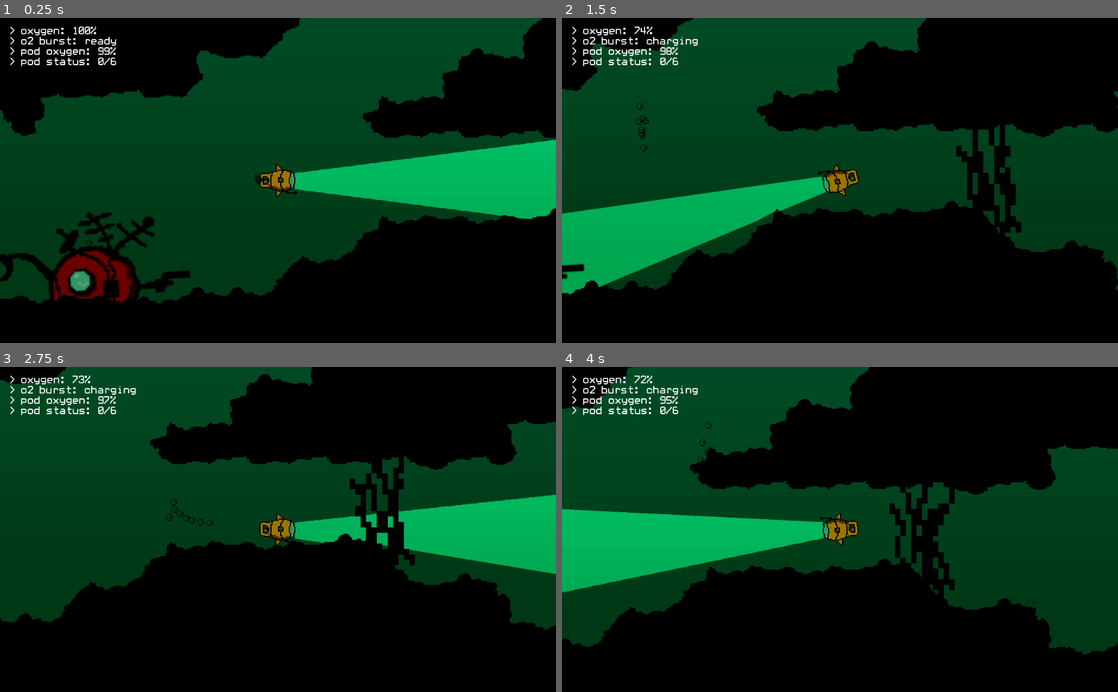
Above: before the commit, frames 1-4 (two rows, left to right).
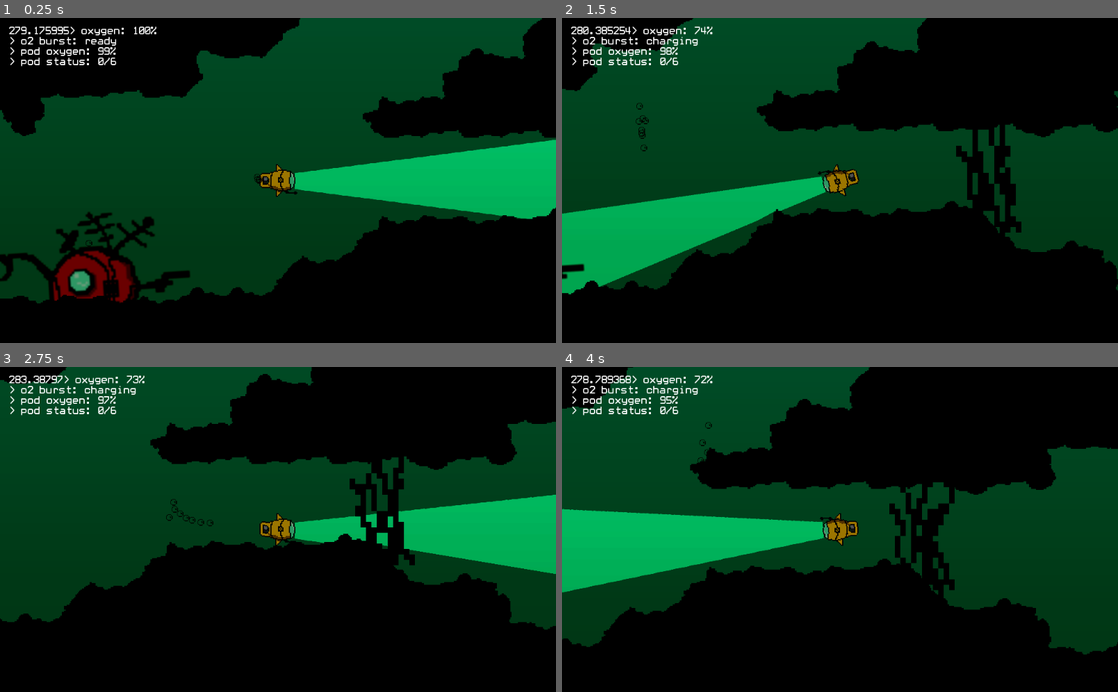
Above: after the commit, the same moments.

Repository: Jayshua/keep_it_alive
Game: Godot game, scene res://Main.tscn
Same seed, same stepped clock (60 frames per second), same inputs: the game is played once before the commit and once after it. Sound files missing from this copy of the repository are replaced by a short silence.
Inputs:
- Up to frame 1 (0.25 s): no input
- Up to frame 2 (1.5 s): tap Enter (ui_accept) at 0.5, 0.77 s; hold D (move_right) 0.53-1.28 s; hold Space (fire) 0.53-1.28 s; hold S (move_down) from 1.28 s (still down); tap Space (fire) at 1.35 s
- Up to frame 3 (2.75 s): tap Enter (ui_accept) at 1.52 s; release S (move_down) at 2.03 s; hold D (move_right) from 2.03 s (still down); hold Space (fire) from 2.03 s (still down)
- Up to frame 4 (4 s): release D (move_right) at 2.78 s; release Space (fire) at 2.78 s; hold W (move_up) 2.78-3.53 s; tap Space (fire) at 2.85 s; tap Enter (ui_accept) at 3.02, 3.77 s; hold A (move_left) from 3.53 s (still down); hold Space (fire) from 3.53 s (still down)

The runs differ from the first frame. In frame 1, 0.4% of the frame differs, in the area x 1-49%, y 2-52%; in frame 2, 0.4%; in frame 3, 0.4%; in frame 4, 0.4%.

Commit message:
More Work

Diff:
--- a/AudioStreamPlayer.gd
+++ b/AudioStreamPlayer.gd
@@ -1,27 +1,31 @@
 extends AudioStreamPlayer
 
 export(NodePath) var player_path
+export(int) var off_volume
+export(int) var on_volume
+export(float) var begin_depth
+export(float) var end_depth
 
 onready var player = get_node(player_path) as KinematicBody2D
 
-const OFF_VOLUME = -50
-const ON_VOLUME = -9
+var target_volume = off_volume
 
-var target_volume = -50
+func _ready():
+	self.volume_db = target_volume
 
 # Called every frame. 'delta' is the elapsed time since the previous frame.
 func _process(delta):
-	if player.position.y > 300:
-		target_volume = ON_VOLUME
-	elif player.position.y < 300:
-		target_volume = OFF_VOLUME
+	if player.position.y > begin_depth and player.position.y < end_depth:
+		target_volume = on_volume
+	else:
+		target_volume = off_volume
 
 	if self.volume_db < target_volume:
-		self.volume_db += 0.1
+		self.volume_db += 0.05
 	elif self.volume_db > target_volume:
-		self.volume_db -= 0.1
+		self.volume_db -= 0.05
 
-	if self.volume_db == target_volume and target_volume == OFF_VOLUME and self.playing:
+	if self.volume_db == target_volume and target_volume == off_volume and self.playing:
 		self.stop()
-	elif not self.playing and target_volume == ON_VOLUME:
+	elif not self.playing and target_volume == on_volume:
 		self.play(0)
--- a/Main.tscn
+++ b/Main.tscn
@@ -7,6 +7,7 @@
 [ext_resource path="res://WorldEnvironment.gd" type="Script" id=5]
 [ext_resource path="res://audio/Darkness.ogg" type="AudioStream" id=6]
 [ext_resource path="res://AudioStreamPlayer.gd" type="Script" id=7]
+[ext_resource path="res://audio/Subsurface.ogg" type="AudioStream" id=8]
 [ext_resource path="res://Main.gd" type="Script" id=10]
 [ext_resource path="res://OxygenCLI.gd" type="Script" id=11]
 [ext_resource path="res://fonts/whitrabt.ttf" type="DynamicFontData" id=12]
@@ -121,8 +122,21 @@
 position = Vector2( -7.82013, 8.79688 )
 shape = SubResource( 11 )
 
-[node name="AudioStreamPlayer" type="AudioStreamPlayer" parent="."]
+[node name="DarknessPlayer" type="AudioStreamPlayer" parent="."]
 stream = ExtResource( 6 )
 volume_db = -50.0
 script = ExtResource( 7 )
 player_path = NodePath("../Player")
+off_volume = -60
+on_volume = -25
+begin_depth = 400.0
+end_depth = 900.0
+
+[node name="SubsurfacePlayer" type="AudioStreamPlayer" parent="."]
+stream = ExtResource( 8 )
+volume_db = -70.0
+script = ExtResource( 7 )
+player_path = NodePath("../Player")
+off_volume = -60
+on_volume = -20
+end_depth = 300.0
--- a/OxygenCLI.gd
+++ b/OxygenCLI.gd
@@ -11,7 +11,10 @@
 	var connected = shipConnectionRange.overlaps_body(player)
 	var player_oxygen = player.player_oxygen
 	var ship_oxygen = ship.oxygen
-	self.text = "> oxygen: " + _percentage(player_oxygen)
+
+	self.text = String(player.position.y)
+
+	self.text += "> oxygen: " + _percentage(player_oxygen)
 
 	if player.player_oxygen <= 30:
 		self.text += "\n> o2 burst: not enough oxygen"
--- a/Player.gd
+++ b/Player.gd
@@ -80,12 +80,11 @@
 	if velocity.length() > max_speed:
 		velocity *= 0.85
 
-	print(velocity)
-
 	self.move_and_slide(velocity)
 
 	for index in range(0, self.get_slide_count()):
 		var collision = self.get_slide_collision(index)
+		print(collision.collider_velocity)
 		if velocity.length() > 3:
 			velocity = -velocity * 0.95
 		if velocity.length() > 10:
@@ -97,9 +96,9 @@
 
 	if moving:
 		player_oxygen -= OXYGEN_USAGE
-		engine_sound_target = -15
+		engine_sound_target = -27
 	else:
-		engine_sound_target = -29
+		engine_sound_target = -35
 
 	if engine_sound > engine_sound_target:
 		engine_sound -= 0.5
--- a/Player.tscn
+++ b/Player.tscn
@@ -82,7 +82,7 @@
 [node name="Sprite" type="AnimatedSprite" parent="."]
 rotation = 1.5708
 frames = ExtResource( 1 )
-frame = 2
+frame = 6
 playing = true
 
 [node name="Camera2D" type="Camera2D" parent="."]
@@ -132,7 +132,7 @@
 
 [node name="CollisionSound" type="AudioStreamPlayer" parent="."]
 stream = ExtResource( 8 )
-volume_db = -5.0
+volume_db = -8.0
 pitch_scale = 0.7
 script = ExtResource( 9 )
 [connection signal="finished" from="CollisionSound" to="CollisionSound" method="_on_CollisionSound_finished"]
--- a/TypeText.gd
+++ b/TypeText.gd
@@ -4,5 +4,4 @@
 
 func _process(delta):
 	var ellapsed = OS.get_ticks_msec() - start
-	print(ellapsed / 900)
 	self.visible_characters = int(float(ellapsed) / 20)
Not shown: 1 places in Main.tscn that only renumber resources
Not shown, added: audio/Subsurface.ogg.import
Not shown, added: audio/Subsurface.ogg
